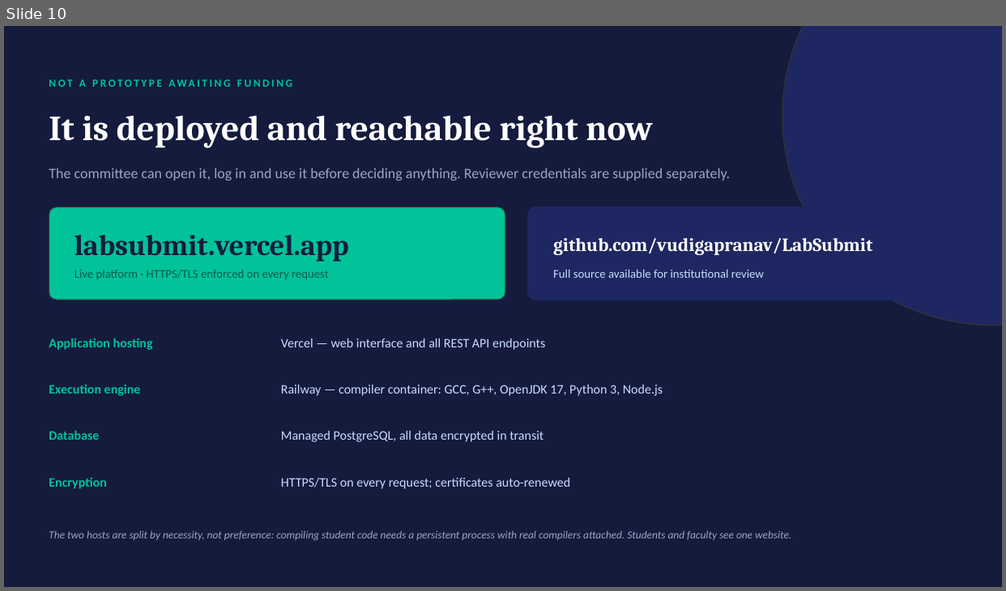
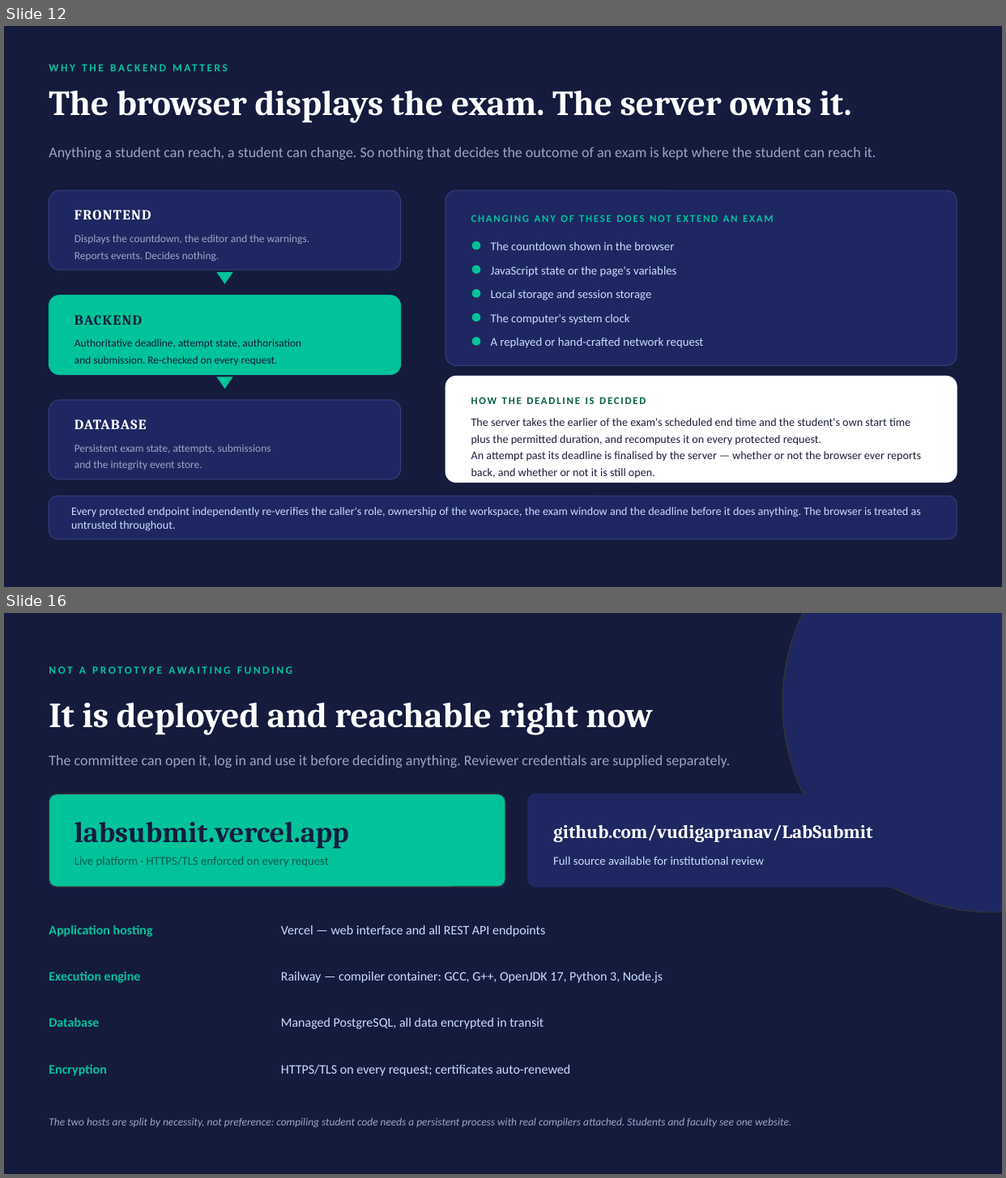
Before and after one commit to vudigapranav/LabSubmit, a slide deck: Proposal/LabSubmit_HOD_Presentation.pptx. Shown one above the other, each under a label of ours: slide 10 before the commit, slides 12 and 16 after it; the slides between them are not shown. The pictures are 1006x591 and 1006x1178 pixels, drawn with LibreOffice and Linux fonts; fonts in the diff are those of the drawing. Boxes give left, top, right and bottom in pixels: in the first picture for what was removed or moved away, otherwise in the second. Text is boxed around its words. In the diff, an @@ line names an element or a change of style, - is before the commit and + after.

Commit message:
Final commit of everything

```diff
--- a/Proposal/LabSubmit_HOD_Presentation.pptx
+++ b/Proposal/LabSubmit_HOD_Presentation.pptx
@@ slide 12 added at (x1=4, y1=26, x2=1002, y2=587), background #141B3D @@
@@ text added at (x1=49, y1=90, x2=108, y2=116), 10.5 pt, text #00C39A, bold @@
+WHY THE BACKEND MATTERS
@@ text added at (x1=117, y1=90, x2=852, y2=123), 34 pt, text #FFFFFF, bold @@
+The browser displays the exam. The server owns it.
@@ text added at (x1=49, y1=147, x2=876, y2=160), 14 pt, text #9AA6C4 @@
+Anything a student can reach, a student can change. So nothing that decides the outcome of an exam is kept where the student can reach it.
@@ rounded rectangle added at (x1=49, y1=190, x2=401, y2=270), fill #1E2761, outline #35407F 0.75 pt @@
@@ rounded rectangle added at (x1=445, y1=190, x2=957, y2=366), fill #1E2761, outline #35407F 0.75 pt @@
@@ text added at (x1=74, y1=210, x2=151, y2=220), 13.5 pt, text #FFFFFF, bold @@
+FRONTEND
@@ text added at (x1=471, y1=215, x2=774, y2=222), 10 pt, text #00C39A, bold @@
+CHANGING ANY OF THESE DOES NOT EXTEND AN EXAM
@@ text added at (x1=74, y1=235, x2=310, y2=261), 10.5 pt, text #9AA6C4 @@
+Displays the countdown, the editor and the warnings.
+Reports events. Decides nothing.
@@ ellipse added at (x1=473, y1=241, x2=480, y2=249), fill #00C39A, outline #00C39A 1 pt @@
@@ text added at (x1=491, y1=241, x2=674, y2=250), 11.5 pt, text #CADCFC @@
+The countdown shown in the browser
@@ ellipse added at (x1=473, y1=266, x2=480, y2=273), fill #00C39A, outline #00C39A 1 pt @@
@@ text added at (x1=491, y1=266, x2=676, y2=277), 11.5 pt, text #CADCFC @@
+JavaScript state or the page's variables
@@ triangle added at (x1=216, y1=272, x2=233, y2=284), fill #00C39A @@
@@ ellipse added at (x1=473, y1=289, x2=480, y2=297), fill #00C39A, outline #00C39A 1 pt @@
@@ text added at (x1=491, y1=289, x2=651, y2=301), 11.5 pt, text #CADCFC @@
+Local storage and session storage
@@ rounded rectangle added at (x1=49, y1=296, x2=401, y2=375), fill #00C39A, outline #00C39A 0.75 pt @@
@@ text added at (x1=74, y1=315, x2=142, y2=325), 13.5 pt, text #141B3D, bold @@
+BACKEND
@@ ellipse added at (x1=473, y1=314, x2=480, y2=321), fill #00C39A, outline #00C39A 1 pt @@
@@ text added at (x1=491, y1=314, x2=629, y2=325), 11.5 pt, text #CADCFC @@
+The computer's system clock
@@ text added at (x1=74, y1=339, x2=301, y2=365), 10.5 pt, text #141B3D @@
+Authoritative deadline, attempt state, authorisation
+and submission. Re-checked on every request.
@@ ellipse added at (x1=473, y1=338, x2=480, y2=346), fill #00C39A, outline #00C39A 1 pt @@
@@ text added at (x1=491, y1=337, x2=704, y2=348), 11.5 pt, text #CADCFC @@
+A replayed or hand-crafted network request
@@ triangle added at (x1=216, y1=377, x2=233, y2=389), fill #00C39A @@
@@ rounded rectangle added at (x1=445, y1=377, x2=957, y2=483), fill #FFFFFF, outline #FFFFFF 0.75 pt @@
@@ rounded rectangle added at (x1=49, y1=400, x2=401, y2=480), fill #1E2761, outline #35407F 0.75 pt @@
@@ text added at (x1=471, y1=397, x2=646, y2=404), 10 pt, text #0B5C4A, bold @@
+HOW THE DEADLINE IS DECIDED
@@ text added at (x1=74, y1=420, x2=147, y2=429), 13.5 pt, text #FFFFFF, bold @@
+DATABASE
@@ text added at (x1=471, y1=418, x2=921, y2=479), 11 pt, text #1A1F36 @@
+The server takes the earlier of the exam's scheduled end time and the student's own start time plus the permitted duration, and recomputes it on every protected request.
+An attempt past its deadline is finalised by the server — whether or not the browser ever reports back, and whether or not it is still open.
@@ text added at (x1=74, y1=445, x2=271, y2=470), 10.5 pt, text #9AA6C4 @@
+Persistent exam state, attempts, submissions
+and the integrity event store.
@@ rounded rectangle added at (x1=49, y1=496, x2=957, y2=540), fill #1E2761, outline #35407F 0.75 pt @@
@@ text added at (x1=71, y1=507, x2=921, y2=531), 11 pt, text #CADCFC @@
+Every protected endpoint independently re-verifies the caller's role, ownership of the workspace, the exam window and the deadline before it does anything. The browser is treated as untrusted throughout.
@@ what was slide 10 is now slide 16 @@
```
Also in this commit, not shown: 9 slides changed, 6 other slides added, 21 other files.
